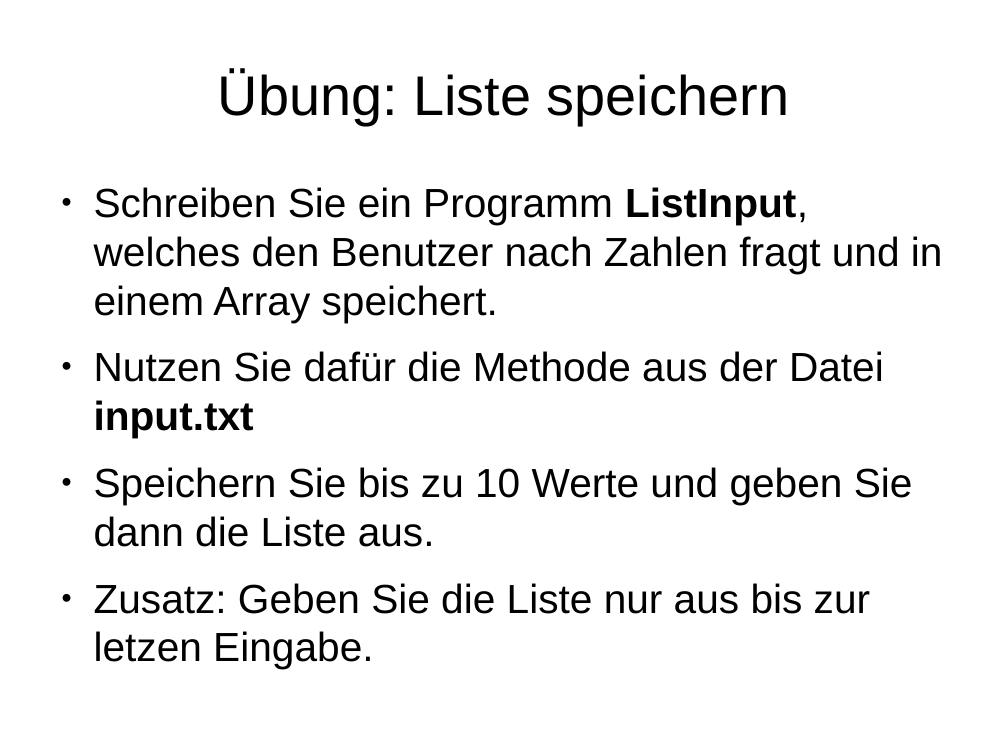
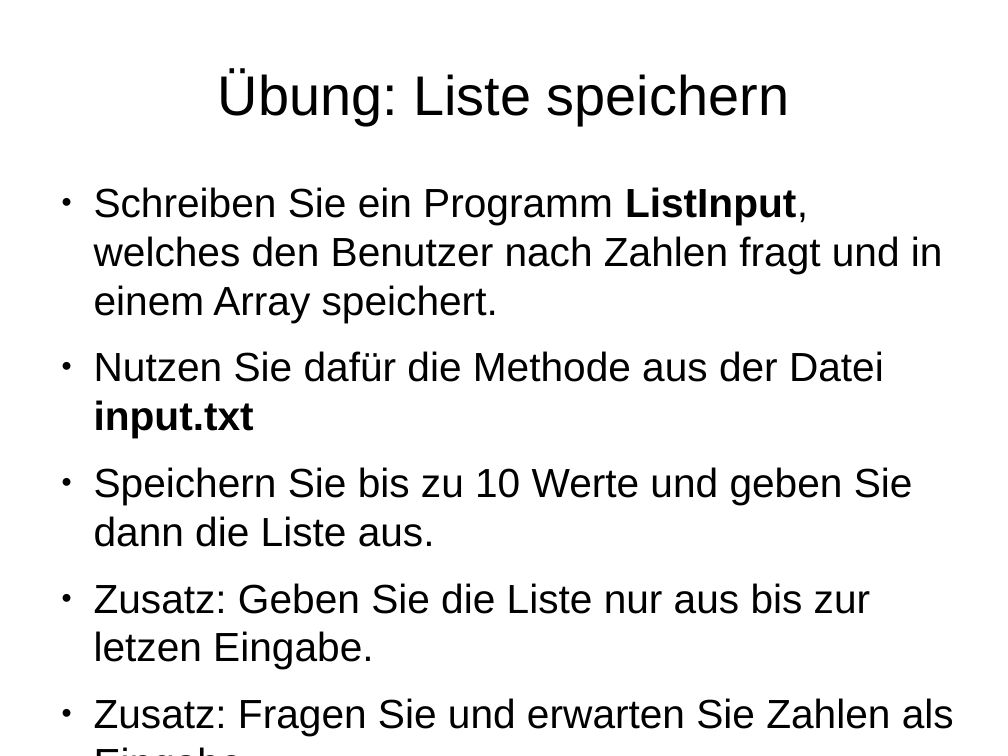
Before and after one commit to mn-io/hello-java, a slide deck: slide 26 of Vorlesung.odp (slide 27 before the commit). Drawn at 1008x756 pixels with LibreOffice and Linux fonts; fonts in the diff are those of the drawing. Boxes give left, top, right and bottom in pixels: in the first picture for what was removed or moved away, otherwise in the second. Text is boxed around its words. In the diff, an @@ line names an element or a change of style, - is before the commit and + after.

```diff
--- a/Vorlesung.odp
+++ b/Vorlesung.odp
@@ text at <box>94,698,954,736</box>: paragraph added @@
+● Zusatz: Fragen Sie und erwarten Sie Zahlen als Eingabe.
```
Also in this commit, not shown: 7 other slides changed, 7 slides added, 3 slides removed, 1 other file.
